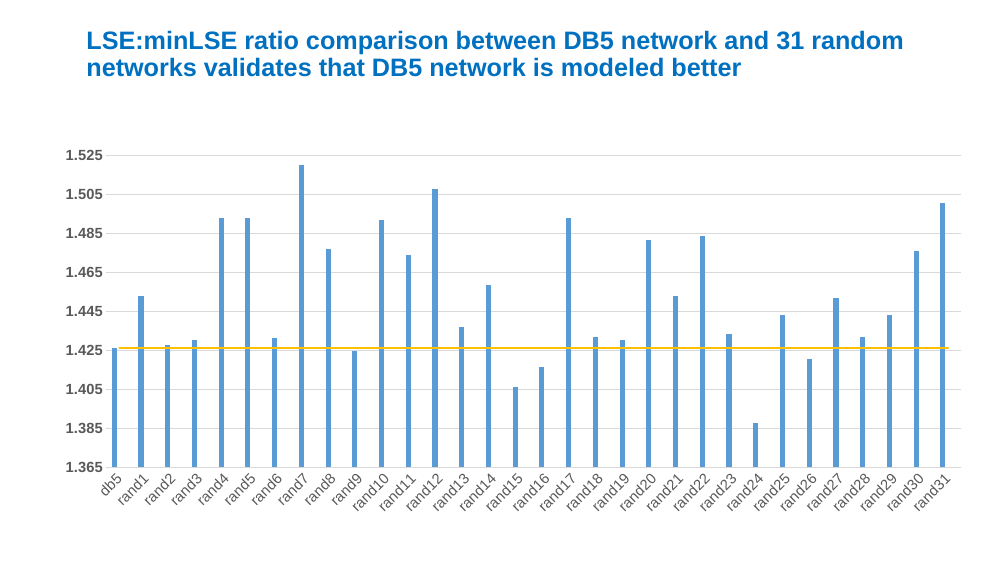
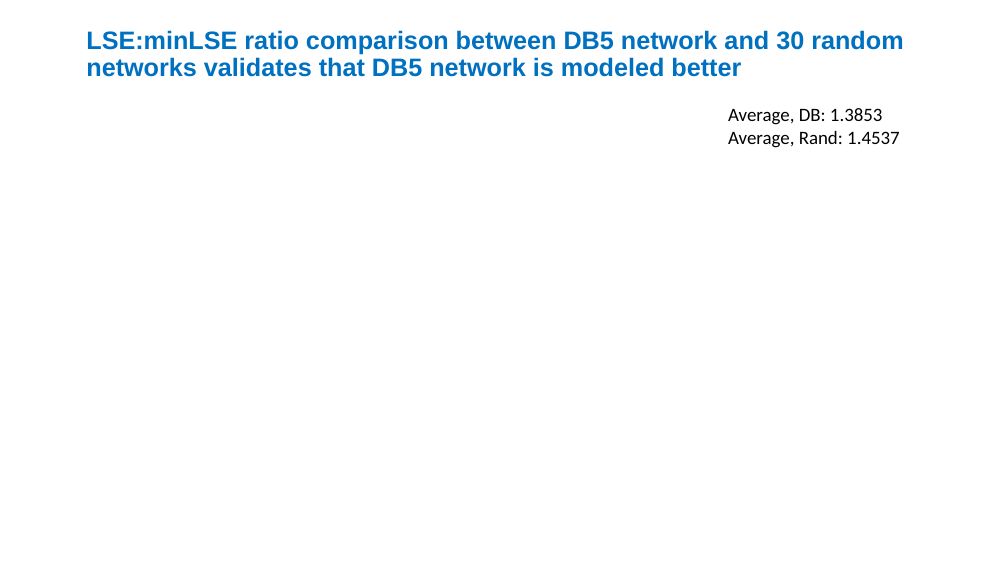
Before and after one commit to kdahlquist/GRNmap, a slide deck: slide 20 of documents/presentations/LMUURS17_NEW.pptx (slide 14 before the commit). Drawn at 1008x567 pixels with LibreOffice and Linux fonts; fonts in the diff are those of the drawing. Boxes give left, top, right and bottom in pixels: in the first picture for what was removed or moved away, otherwise in the second. Text is boxed around its words. In the diff, an @@ line names an element or a change of style, - is before the commit and + after.

Commit message:
Most updated version
Altered slides with suggestions from Dahlquist; still need to edit the LSE slide and slide with comparison of LSE:minLSE

```diff
--- a/documents/presentations/LMUURS17_NEW.pptx
+++ b/documents/presentations/LMUURS17_NEW.pptx
@@ title at (86,30,903,77): text changed @@
-LSE:minLSE ratio comparison between DB5 network and 31 random networks validates that DB5 network is modeled better
+LSE:minLSE ratio comparison between DB5 network and 30 random networks validates that DB5 network is modeled better
@@ text added at (728,108,900,148), 18 pt, text #000000 @@
+Average, DB: 1.3853
+Average, Rand: 1.4537
@@ column chart removed at (47,140,980,523) @@
-categories: db5, rand1, rand2, rand3, rand4, rand5, rand6, rand7, rand8, rand9, rand10, rand11, rand12, rand13, rand14, rand15, rand16, rand17, rand18, rand19, rand20, rand21, rand22, rand23, rand24, rand25, rand26, rand27, rand28, rand29, rand30, rand31
-Series 1: 1.426, 1.453, 1.428, 1.43, 1.493, 1.493, 1.431, 1.52, 1.477, 1.425, 1.492, 1.474, 1.508, 1.437, 1.459, 1.406, 1.416, 1.493, 1.432, 1.431, 1.482, 1.453, 1.484, 1.433, 1.388, 1.443, 1.421, 1.452, 1.432, 1.443, 1.476, 1.501
-Series 2: -, -
-Series 3: -, -
-Series 4: 1.426, 1.426, 1.426, 1.426, 1.426, 1.426, 1.426, 1.426, 1.426, 1.426, 1.426, 1.426, 1.426, 1.426, 1.426, 1.426, 1.426, 1.426, 1.426, 1.426, 1.426, 1.426, 1.426, 1.426, 1.426, 1.426, 1.426, 1.426, 1.426, 1.426, 1.426, 1.426
```
Also in this commit, not shown: 14 other slides changed, 8 slides added, 1 slide removed.
